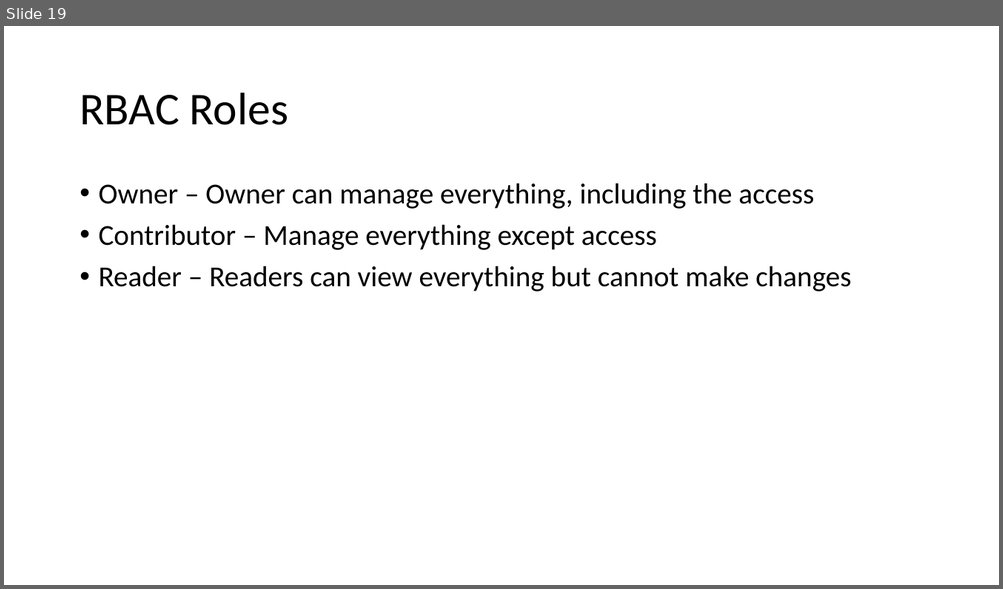
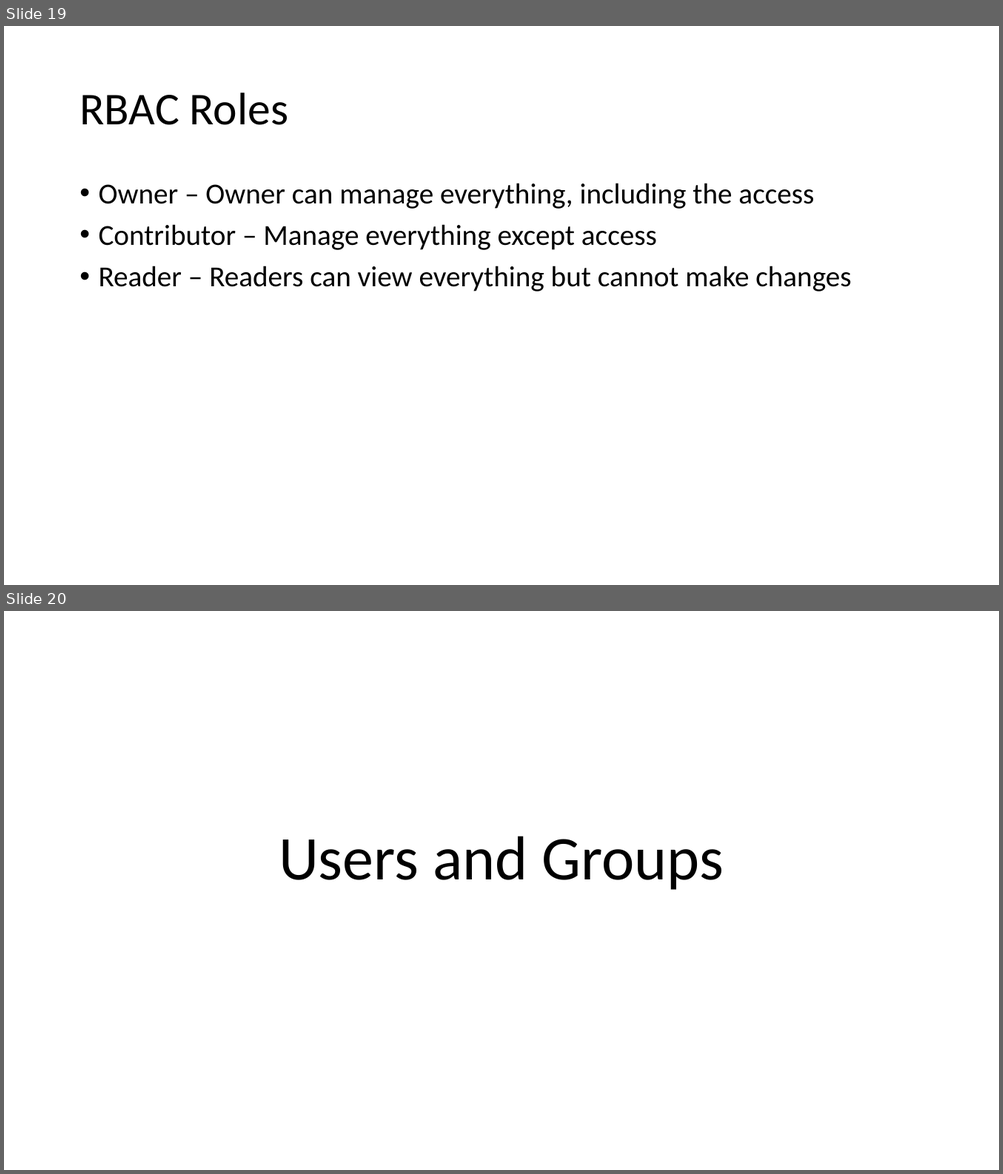
Before and after one commit to CentaurNZ/8-Oct-AZ104, a slide deck: Governance and Compliance.pptx. Shown one above the other, each under a label of ours: slide 19 before the commit, slides 19 and 20 after it. The pictures are 1003x589 and 1003x1174 pixels, drawn with LibreOffice and Linux fonts; fonts in the diff are those of the drawing. Boxes give left, top, right and bottom in pixels: in the first picture for what was removed or moved away, otherwise in the second. Text is boxed around its words. In the diff, an @@ line names an element or a change of style, - is before the commit and + after.

```diff
--- a/Governance and Compliance.pptx
+++ b/Governance and Compliance.pptx
@@ slide 20 added at (x1=4, y1=611, x2=999, y2=1170), background #FFFFFF @@
@@ title added at (x1=279, y1=836, x2=724, y2=890), 60 pt, text #000000 @@
+Users and Groups
```
Also in this commit, not shown: 3 other slides added.
